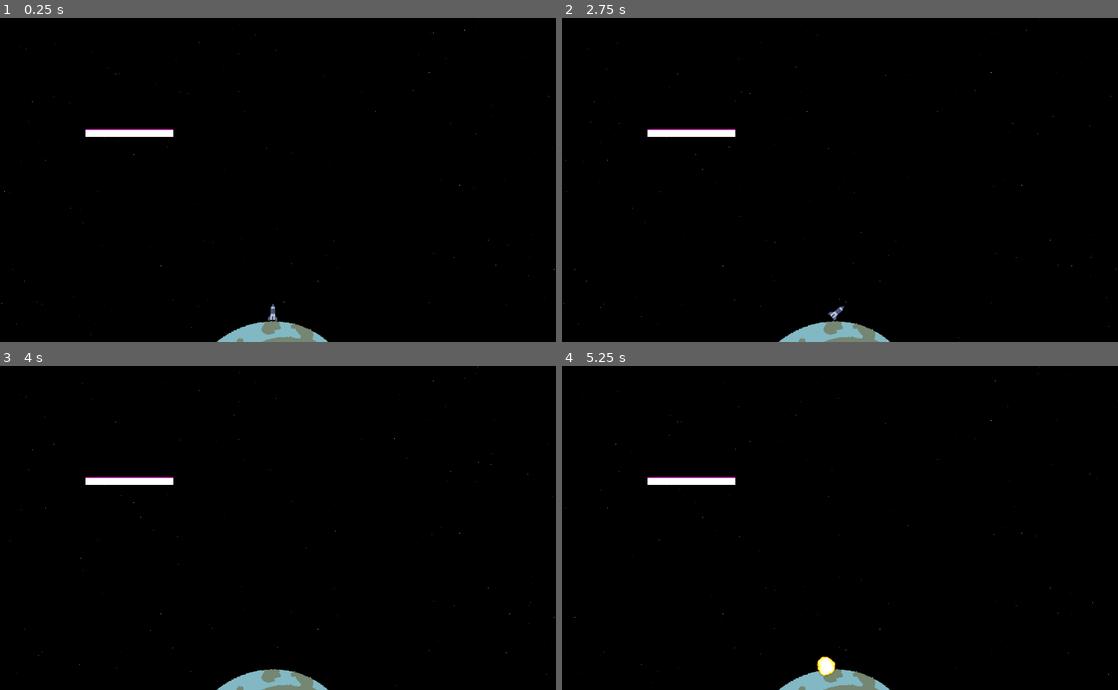
Above: before the commit, frames 1-4 (two rows, left to right).
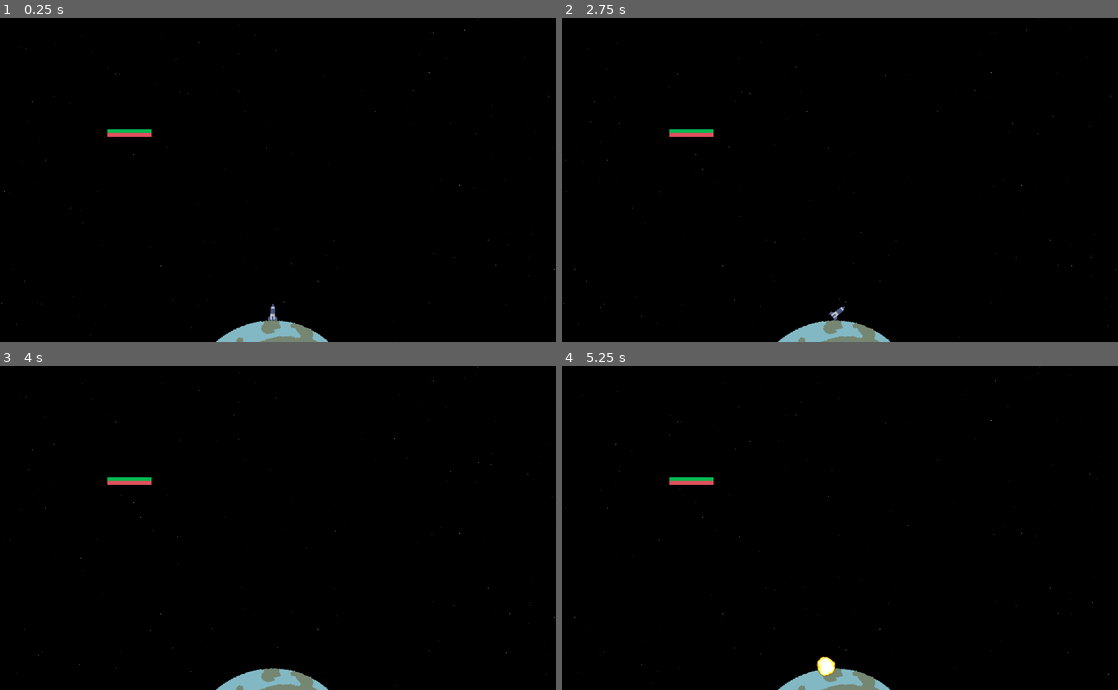
Above: after the commit, the same moments.

Repository: binaryArrow/rocketlaunch
Game: Godot game, scene res://scenes/level/level.tscn
Two runs of this game, one before a commit and one after it. Both use one fixed random seed, a clock stepped at 60 frames per second and the inputs below.
Inputs:
- Up to frame 1 (0.25 s): no input
- Up to frame 2 (2.75 s): tap Enter (ui_accept) at 0.5, 0.77, 1.52 s; hold Right (ui_right) 0.53-1.28 s; hold Left (ui_left) 1.28-2.03 s; hold Right (ui_right) from 2.03 s (still down)
- Up to frame 3 (4 s): tap Enter (ui_accept) at 3.02, 3.77 s; release Right (ui_right) at 3.53 s; hold Left (ui_left) from 3.53 s (still down)
- Up to frame 4 (5.25 s): keep holding Left (ui_left); tap Enter (ui_accept) at 4.52 s

The runs differ from the first frame. In frame 1, 0.5% of the frame differs, in the area x 15-59%, y 34-100%; in frame 2, 0.5%; in frame 3, 0.5%; in frame 4, 0.5%.

Commit message:
implement level changing system

Diff:
--- a/project.godot
+++ b/project.godot
@@ -19,6 +19,10 @@
 config/features=PackedStringArray("4.6", "GL Compatibility")
 run/max_fps=120
 config/icon="res://icon.svg"
+
+[autoload]
+
+LevelManager="*uid://e24rd61jhcva"
 
 [display]
 
--- a/scenes/level/level.tscn
+++ b/scenes/level/level.tscn
@@ -1,85 +1,16 @@
 [gd_scene format=3 uid="uid://dpr52knlj0bhn"]
 
 [ext_resource type="PackedScene" uid="uid://cpdovtc5o2deu" path="res://scenes/rocket/rocket.tscn" id="1_2q6dc"]
-[ext_resource type="Texture2D" uid="uid://c50yfl0nfwjxd" path="res://assets/earth.png" id="1_w7c3h"]
-[ext_resource type="PackedScene" uid="uid://c3ah1bdol7em1" path="res://scenes/level/background.tscn" id="3_hnne4"]
+[ext_resource type="PackedScene" uid="uid://50ejuu2h1pxd" path="res://scenes/level/world.tscn" id="1_i166f"]
 [ext_resource type="PackedScene" uid="uid://b8cyql2s764g2" path="res://scenes/platforms/platform.tscn" id="4_mx8sn"]
-
-[sub_resource type="CircleShape2D" id="CircleShape2D_2q6dc"]
-
-[sub_resource type="WorldBoundaryShape2D" id="WorldBoundaryShape2D_w8frs"]
-
-[sub_resource type="LabelSettings" id="LabelSettings_w8frs"]
-font_size = 20
 
 [node name="Level" type="Node2D" unique_id=1466572793]
 
-[node name="World" type="StaticBody2D" parent="." unique_id=1010131721]
+[node name="World" parent="." unique_id=1471703231 instance=ExtResource("1_i166f")]
 position = Vector2(0, -19)
-
-[node name="CollisionShape2D" type="CollisionShape2D" parent="World" unique_id=533768878]
-position = Vector2(704.9999, 1025)
-scale = Vector2(21.919651, 22.090874)
-shape = SubResource("CircleShape2D_2q6dc")
-
-[node name="Sprite2D" type="Sprite2D" parent="World" unique_id=1255354776]
-position = Vector2(699, 990)
-rotation = -0.22621165
-scale = Vector2(2.169811, 1.9298246)
-texture = ExtResource("1_w7c3h")
-
-[node name="BottomBoundary" type="Area2D" parent="World" unique_id=466130515 groups=["WorldBounds"]]
-position = Vector2(0, 19)
-collision_layer = 8
-collision_mask = 4
-
-[node name="CollisionShape2D" type="CollisionShape2D" parent="World/BottomBoundary" unique_id=915111889]
-position = Vector2(225, 839)
-shape = SubResource("WorldBoundaryShape2D_w8frs")
-
-[node name="LeftBoundary" type="Area2D" parent="World" unique_id=602349375 groups=["WorldBounds"]]
-position = Vector2(-241, -347)
-collision_layer = 8
-collision_mask = 4
-
-[node name="CollisionShape2D" type="CollisionShape2D" parent="World/LeftBoundary" unique_id=1285095693]
-position = Vector2(225, 839)
-rotation = 1.5707964
-shape = SubResource("WorldBoundaryShape2D_w8frs")
-
-[node name="RightBoundary" type="Area2D" parent="World" unique_id=1264498144 groups=["WorldBounds"]]
-position = Vector2(1234, -332)
-collision_layer = 8
-collision_mask = 4
-
-[node name="CollisionShape2D" type="CollisionShape2D" parent="World/RightBoundary" unique_id=426459211]
-position = Vector2(225, 839)
-rotation = -1.5707964
-shape = SubResource("WorldBoundaryShape2D_w8frs")
-
-[node name="TopBoundary" type="Area2D" parent="World" unique_id=954729434 groups=["WorldBounds"]]
-position = Vector2(615, -827)
-collision_layer = 8
-collision_mask = 4
-
-[node name="CollisionShape2D" type="CollisionShape2D" parent="World/TopBoundary" unique_id=992345851]
-position = Vector2(149, 836)
-rotation = 3.1415927
-shape = SubResource("WorldBoundaryShape2D_w8frs")
-
-[node name="Background" parent="World" unique_id=1021295882 instance=ExtResource("3_hnne4")]
 
 [node name="CharacterBody2D" parent="." unique_id=2134320788 instance=ExtResource("1_2q6dc")]
 position = Vector2(706, 759)
 
-[node name="TimerLabel2" type="Label" parent="CharacterBody2D" unique_id=1616766633]
-unique_name_in_owner = true
-offset_left = -21.0
-offset_top = -7.0
-offset_right = 21.0
-offset_bottom = 21.0
-label_settings = SubResource("LabelSettings_w8frs")
-
 [node name="StaticBody2D" parent="." unique_id=709902558 instance=ExtResource("4_mx8sn")]
 position = Vector2(335, 298)
-platform_width = 2
--- /dev/null
+++ b/scenes/level/level1.tscn
@@ -0,0 +1,20 @@
+[gd_scene format=3 uid="uid://gnuhfqgahxvi"]
+
+[ext_resource type="PackedScene" uid="uid://50ejuu2h1pxd" path="res://scenes/level/world.tscn" id="1_pgq8h"]
+[ext_resource type="PackedScene" uid="uid://cpdovtc5o2deu" path="res://scenes/rocket/rocket.tscn" id="2_5yh3o"]
+[ext_resource type="PackedScene" uid="uid://b8cyql2s764g2" path="res://scenes/platforms/platform.tscn" id="3_mg8dc"]
+
+[node name="Level" type="Node2D" unique_id=1466572793]
+
+[node name="World" parent="." unique_id=1471703231 instance=ExtResource("1_pgq8h")]
+position = Vector2(0, -19)
+
+[node name="CharacterBody2D" parent="." unique_id=2134320788 instance=ExtResource("2_5yh3o")]
+position = Vector2(706, 759)
+
+[node name="StaticBody2D" parent="." unique_id=709902558 instance=ExtResource("3_mg8dc")]
+position = Vector2(335, 298)
+
+[node name="StaticBody2D2" parent="." unique_id=2127928289 instance=ExtResource("3_mg8dc")]
+position = Vector2(1123, 498)
+landing_zone = false
--- /dev/null
+++ b/scenes/level/world.tscn
@@ -0,0 +1,62 @@
+[gd_scene format=3 uid="uid://50ejuu2h1pxd"]
+
+[ext_resource type="Texture2D" uid="uid://c50yfl0nfwjxd" path="res://assets/earth.png" id="1_y5wde"]
+[ext_resource type="PackedScene" uid="uid://c3ah1bdol7em1" path="res://scenes/level/background.tscn" id="2_gkrfc"]
+
+[sub_resource type="CircleShape2D" id="CircleShape2D_2q6dc"]
+
+[sub_resource type="WorldBoundaryShape2D" id="WorldBoundaryShape2D_w8frs"]
+
+[node name="World" type="StaticBody2D" unique_id=1471703231]
+
+[node name="CollisionShape2D" type="CollisionShape2D" parent="." unique_id=808965668]
+position = Vector2(704.9999, 1025)
+scale = Vector2(21.919651, 22.090874)
+shape = SubResource("CircleShape2D_2q6dc")
+
+[node name="Sprite2D" type="Sprite2D" parent="." unique_id=1106237815]
+position = Vector2(699, 990)
+rotation = -0.22621165
+scale = Vector2(2.1703534, 1.954316)
+texture = ExtResource("1_y5wde")
+
+[node name="BottomBoundary" type="Area2D" parent="." unique_id=536298659 groups=["WorldBounds"]]
+position = Vector2(0, 19)
+collision_layer = 8
+collision_mask = 4
+
+[node name="CollisionShape2D" type="CollisionShape2D" parent="BottomBoundary" unique_id=724762065]
+position = Vector2(225, 839)
+shape = SubResource("WorldBoundaryShape2D_w8frs")
+
+[node name="LeftBoundary" type="Area2D" parent="." unique_id=2039502499 groups=["WorldBounds"]]
+position = Vector2(-241, -347)
+collision_layer = 8
+collision_mask = 4
+
+[node name="CollisionShape2D" type="CollisionShape2D" parent="LeftBoundary" unique_id=873207606]
+position = Vector2(225, 839)
+rotation = 1.5707964
+shape = SubResource("WorldBoundaryShape2D_w8frs")
+
+[node name="RightBoundary" type="Area2D" parent="." unique_id=576534108 groups=["WorldBounds"]]
+position = Vector2(1234, -332)
+collision_layer = 8
+collision_mask = 4
+
+[node name="CollisionShape2D" type="CollisionShape2D" parent="RightBoundary" unique_id=793522758]
+position = Vector2(225, 839)
+rotation = -1.5707964
+shape = SubResource("WorldBoundaryShape2D_w8frs")
+
+[node name="TopBoundary" type="Area2D" parent="." unique_id=1744571761 groups=["WorldBounds"]]
+position = Vector2(615, -827)
+collision_layer = 8
+collision_mask = 4
+
+[node name="CollisionShape2D" type="CollisionShape2D" parent="TopBoundary" unique_id=130909253]
+position = Vector2(149, 836)
+rotation = 3.1415927
+shape = SubResource("WorldBoundaryShape2D_w8frs")
+
+[node name="Background" parent="." unique_id=1892073505 instance=ExtResource("2_gkrfc")]
--- a/scenes/platforms/platform.gd
+++ b/scenes/platforms/platform.gd
@@ -1,13 +1,4 @@
 extends StaticBody2D
-class_name Platform
+class_name LandingPlatform
 
-@export var platform_width = 1
-@export var landing_zone = true
-
-# Called when the node enters the scene tree for the first time.
-func _ready() -> void:
-	scale.x = platform_width
-
-# Called every frame. 'delta' is the elapsed time since the previous frame.
-func _process(delta: float) -> void:
-	pass
+@onready var sprite = $Sprite2D as Sprite2D
--- a/scenes/platforms/platform.tscn
+++ b/scenes/platforms/platform.tscn
@@ -3,8 +3,9 @@
 [ext_resource type="Script" uid="uid://ytjgagktpric" path="res://scenes/platforms/platform.gd" id="1_de33r"]
 
 [sub_resource type="Gradient" id="Gradient_de33r"]
-offsets = PackedFloat32Array(0, 0.07875895, 0.15274464)
-colors = PackedColorArray(1, 0, 0.87058824, 1, 1, 0, 0.87058824, 1, 1, 1, 1, 1)
+interpolation_mode = 1
+offsets = PackedFloat32Array(0, 0.5155131)
+colors = PackedColorArray(0, 0.7216492, 0.31527552, 1, 0.8763594, 0.31305414, 0.36136645, 1)
 
 [sub_resource type="GradientTexture2D" id="GradientTexture2D_tv4dh"]
 gradient = SubResource("Gradient_de33r")
--- a/scenes/rocket/rocket.gd
+++ b/scenes/rocket/rocket.gd
@@ -10,9 +10,6 @@
 @onready var rocket_sprite = $RocketSprite as Sprite2D
 
 @onready var jet_stream = $JetStream as CPUParticles2D
-
-signal landed
-signal crashed
 
 
 func _ready() -> void:
@@ -41,12 +38,10 @@
 		jet_stream.emitting = false
 
 func _on_timer_timeout() -> void:
-	timer_label.text = "LANDING SUCCESSFUL"
-	emit_signal("landed")
+	LevelManager.next_level()
 
 func _on_landing_indicator_body_entered(body: Node2D) -> void:
-	if body is Platform and body.landing_zone:
-		print(body.landing_zone)
+	if body is LandingPlatform:
 		timer.start()
 		timer_label.visible = true
 
@@ -65,7 +60,6 @@
 func _on_hit_box_body_entered(_body: Node2D) -> void:
 	die()
 
-
 func _on_hit_box_area_entered(area: Area2D) -> void:
 	if area.is_in_group("WorldBounds"):
 		restart_game()
@@ -83,5 +77,4 @@
 	animated_sprite.play("die")
 
 func restart_game():
-	print("Rocket crashed! Restarting level...")
 	get_tree().call_deferred("reload_current_scene")
--- a/scenes/rocket/rocket.tscn
+++ b/scenes/rocket/rocket.tscn
@@ -7,7 +7,7 @@
 
 [sub_resource type="PhysicsMaterial" id="PhysicsMaterial_0wp70"]
 friction = 0.3
-bounce = 0.15
+absorbent = true
 
 [sub_resource type="AtlasTexture" id="AtlasTexture_d7icg"]
 atlas = ExtResource("2_2efvq")
@@ -228,6 +228,7 @@
 collision_mask = 3
 physics_material_override = SubResource("PhysicsMaterial_0wp70")
 gravity_scale = 0.534
+continuous_cd = 1
 script = ExtResource("1_dkv7l")
 
 [node name="AnimatedSprite2D" type="AnimatedSprite2D" parent="." unique_id=1466557542]
@@ -249,9 +250,10 @@
 [node name="HitBox" type="Area2D" parent="." unique_id=1132895764]
 collision_layer = 4
 collision_mask = 11
+input_pickable = false
 
 [node name="CollisionPolygon2D" type="CollisionPolygon2D" parent="HitBox" unique_id=1500537398]
-polygon = PackedVector2Array(6, 7, -6, 7, -6, -18, 0, -26, 6, -18)
+polygon = PackedVector2Array(6, 3, -6, 3, -6, -18, 0, -26, 6, -18)
 
 [node name="BottomPart" type="CollisionShape2D" parent="." unique_id=1486430170]
 position = Vector2(0, 12.5)
--- /dev/null
+++ b/singletons/level-manager.gd
@@ -0,0 +1,16 @@
+extends Node
+
+const LEVEL_PATH_TEMPLATE := "res://scenes/level/level%d.tscn"
+var current_level := 0
+
+func next_level():
+	current_level += 1
+	var path := LEVEL_PATH_TEMPLATE % current_level
+	if ResourceLoader.exists(path):
+		change_scene_to(path)
+	else:
+		push_warning("No more levels — level %d not found." % current_level)
+		current_level -= 1
+
+func change_scene_to(scene_path: String):
+	get_tree().change_scene_to_file(scene_path)
Not shown, added: singletons/level-manager.gd.uid
